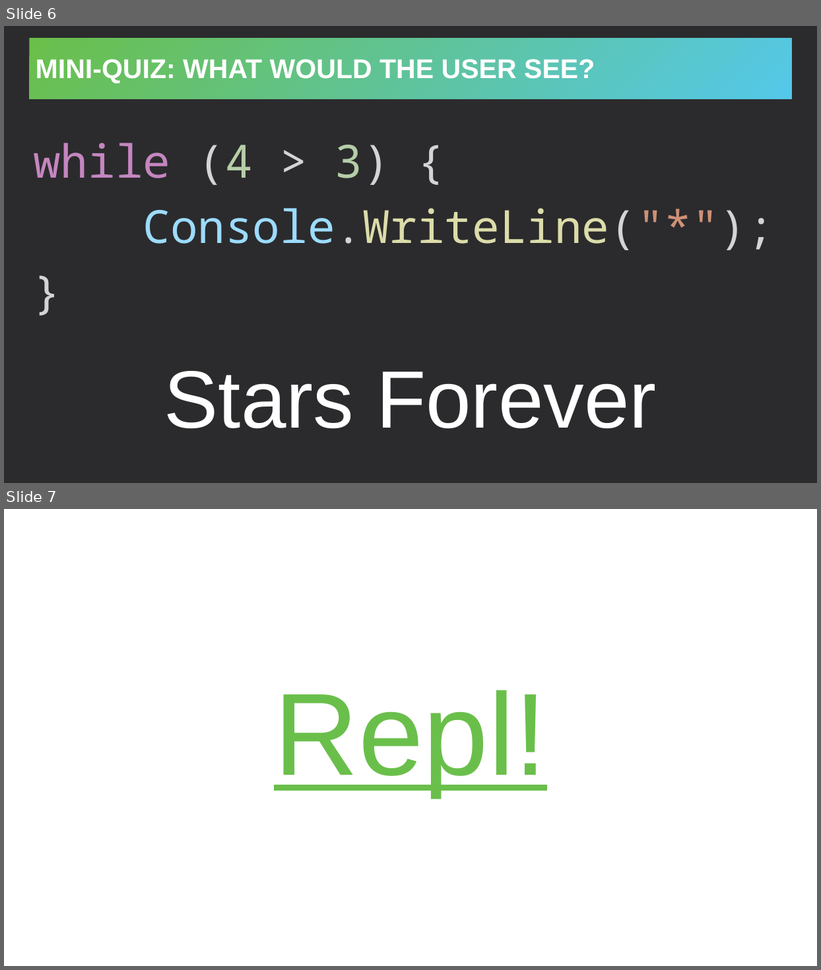
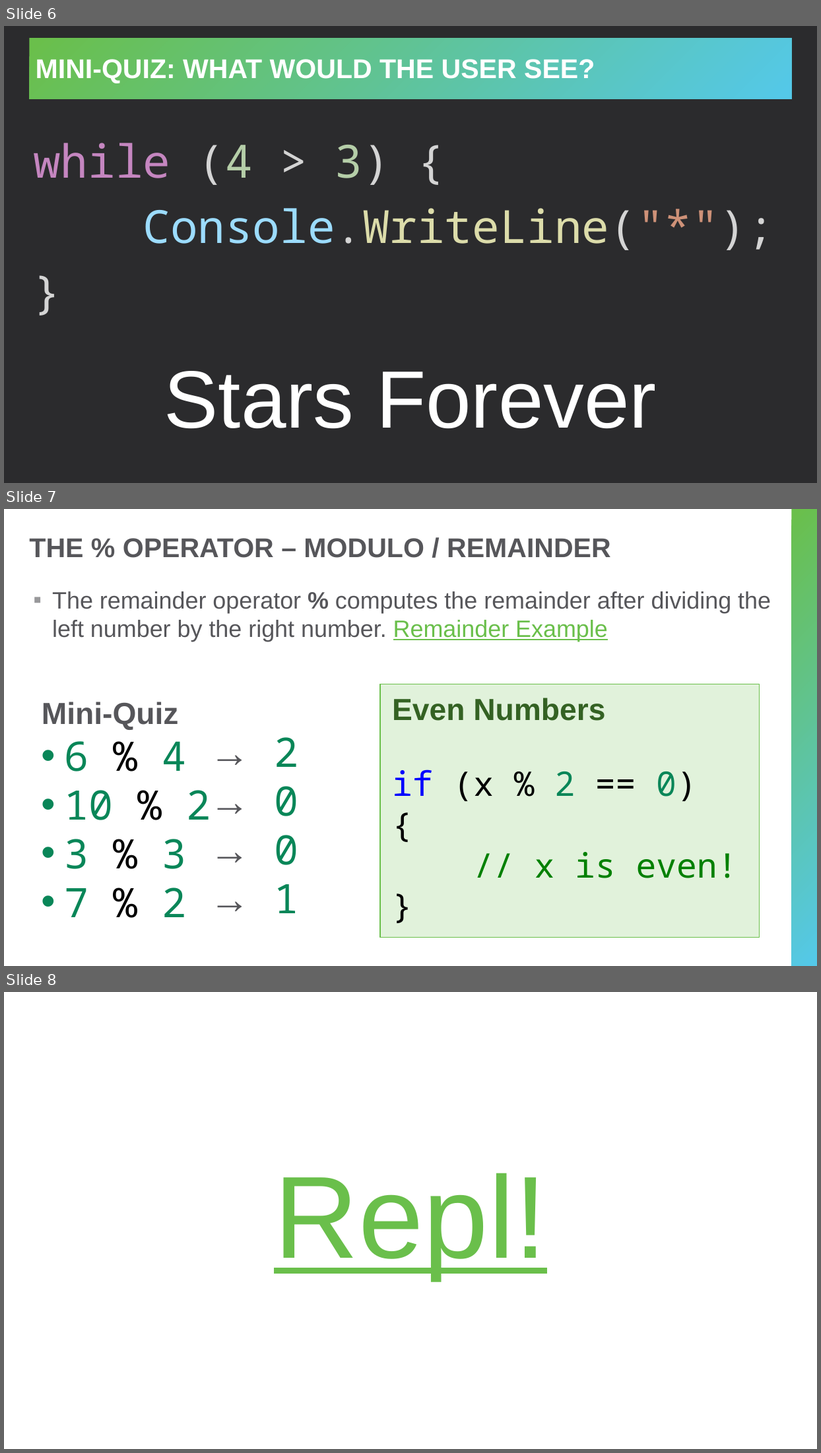
Before and after one commit to hytechclub/cs-101, a slide deck: WhileLoops/WhileLoops.pptx. Shown one above the other, each under a label of ours: slides 6 and 7 before the commit, slides 6, 7 and 8 after it. The pictures are 821x970 and 821x1453 pixels, drawn with LibreOffice and Linux fonts; fonts in the diff are those of the drawing. Boxes give left, top, right and bottom in pixels: in the first picture for what was removed or moved away, otherwise in the second. Text is boxed around its words. In the diff, an @@ line names an element or a change of style, - is before the commit and + after.

Commit message:
add modulo

```diff
--- a/WhileLoops/WhileLoops.pptx
+++ b/WhileLoops/WhileLoops.pptx
@@ slide 7 added at (x1=4, y1=509, x2=817, y2=966), background #FFFFFF @@
@@ rectangle added at (x1=792, y1=509, x2=817, y2=966), fill gradient #6ABF4B to #54C8E8 @@
@@ title added at (x1=29, y1=538, x2=611, y2=558), 32 pt, text #56565A, bold @@
+THE % OPERATOR – MODULO / REMAINDER
@@ text added at (x1=52, y1=591, x2=771, y2=642), 28 pt, text #56565A @@
+▪ The remainder operator % computes the remainder after dividing the left number by the right number. Remainder Example
@@ rectangle added at (x1=380, y1=685, x2=760, y2=938), fill #E1F2DB, outline #6ABF4B 1.25 pt, 40 pt, text #346223 @@
+Even Numbers
+if (x % 2 == 0)
+{
+// x is even!
+}
@@ text added at (x1=42, y1=702, x2=186, y2=918), 48 pt, text #56565A @@
+Mini-Quiz
+• 6 % 4
+• 10 % 2
+• 3 % 3
+• 7 % 2
@@ text added at (x1=186, y1=786, x2=299, y2=914), 48 pt, text #56565A @@
+→ 2
+→ 0
+→ 0
+→ 1
@@ what was slide 7 is now slide 8 @@
```
